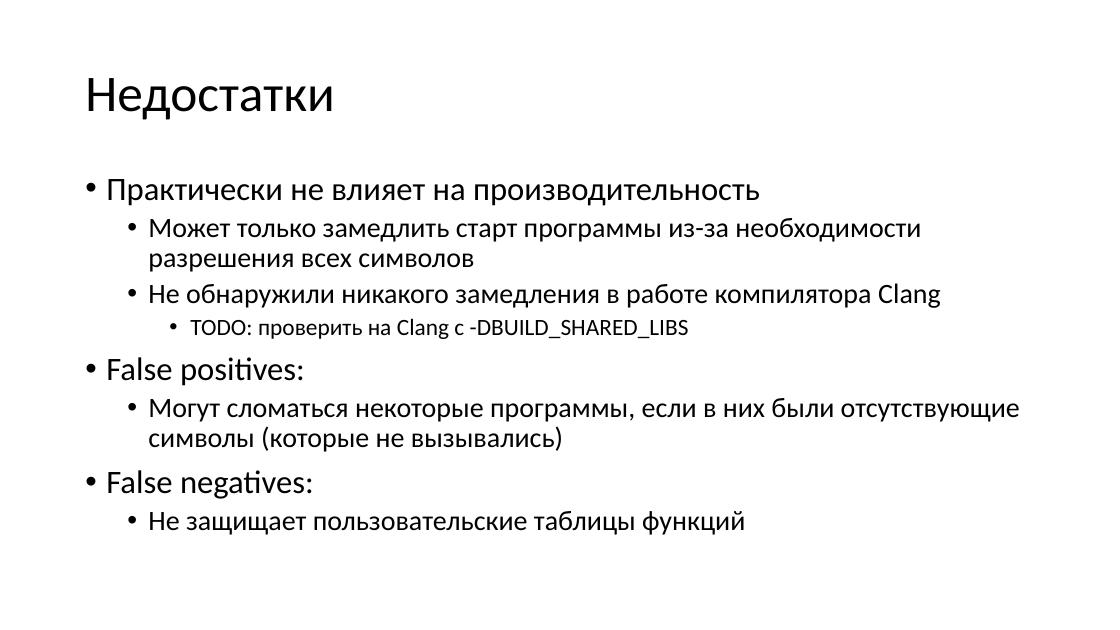
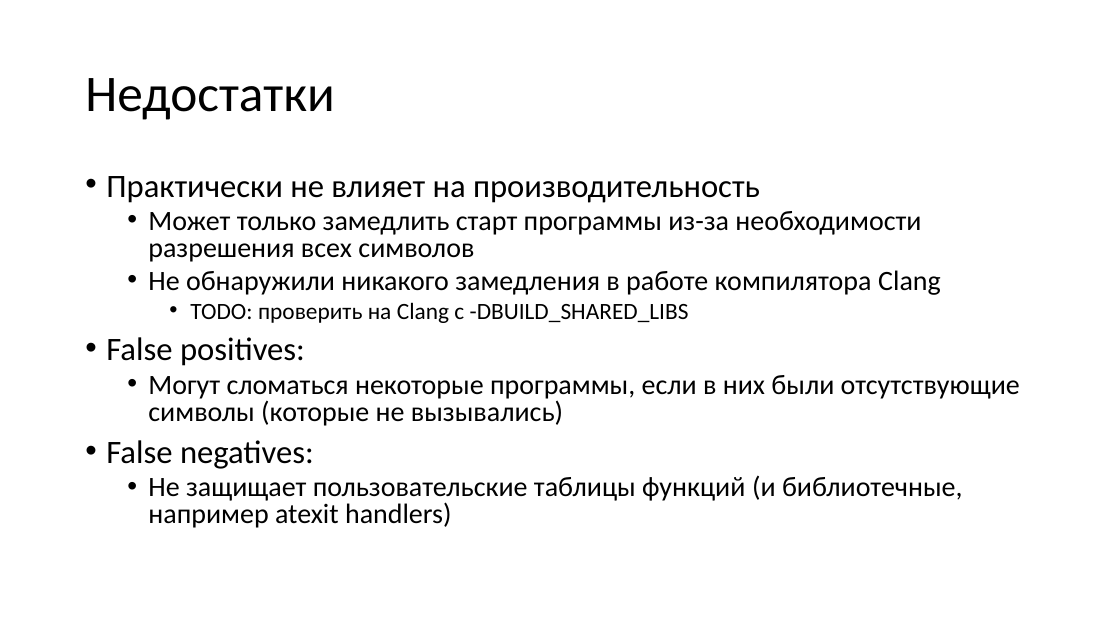
Before and after one commit to yugr/slides, a slide deck: slide 52 of CppZeroCost/2025/RU.pptx (slide 51 before the commit). Drawn at 1120x630 pixels with LibreOffice and Linux fonts; fonts in the diff are those of the drawing. Boxes give left, top, right and bottom in pixels: in the first picture for what was removed or moved away, otherwise in the second. Text is boxed around its words. In the diff, an @@ line names an element or a change of style, - is before the commit and + after.

```diff
--- a/CppZeroCost/2025/RU.pptx
+++ b/CppZeroCost/2025/RU.pptx
@@ text at (106,176,1020,469): line spacing 0.9 to 0.8 @@
@@ text at (148,475,963,528): text changed @@
-  • Не защищает пользовательские таблицы функций
+  • Не защищает пользовательские таблицы функций (и библиотечные, например atexit handlers)
```
Also in this commit, not shown: 3 other slides changed, 1 slide added, 2 other files.
